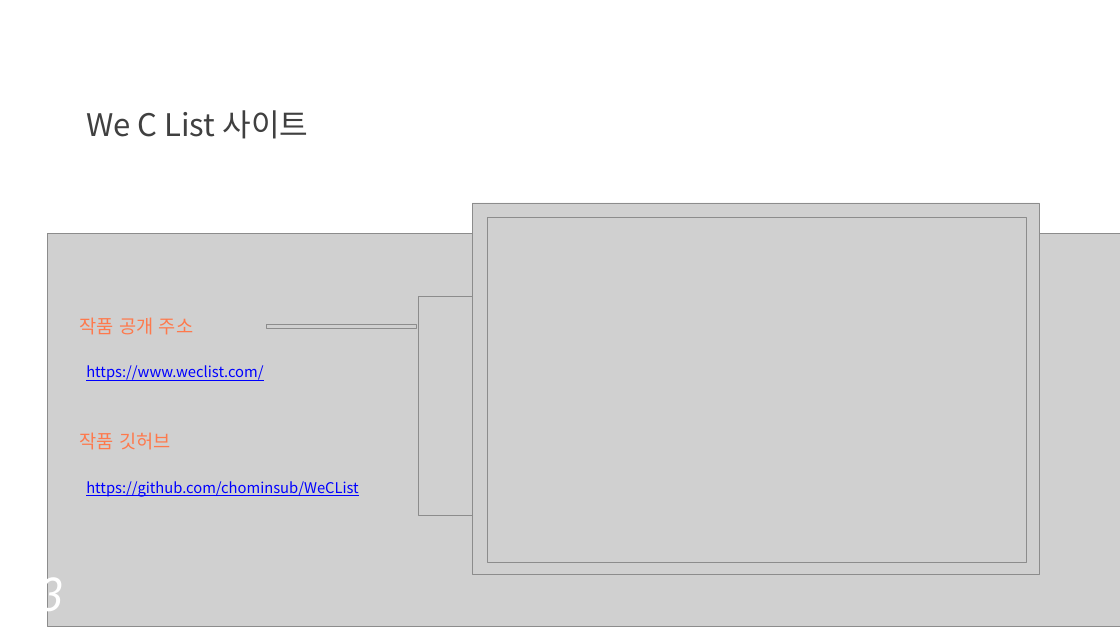
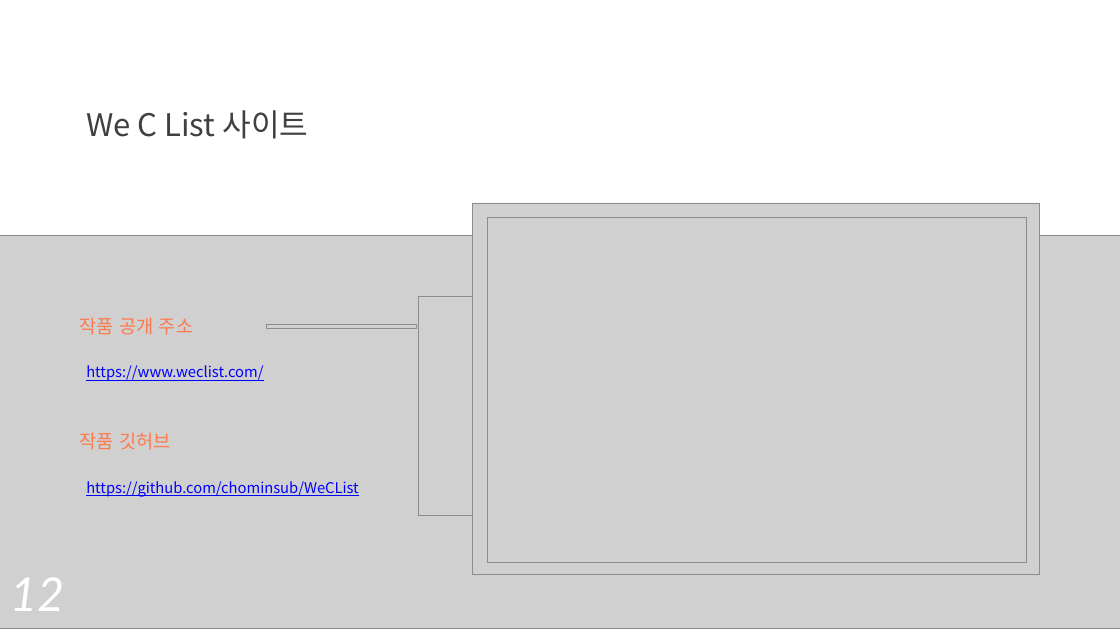
Before and after one commit to chominsub/chominsub, a slide deck: slide 13 of 조민섭_포트폴리오.pptx. Drawn at 1120x630 pixels with LibreOffice and Linux fonts; fonts in the diff are those of the drawing; grey boxes stand for pictures. Boxes give left, top, right and bottom in pixels: in the first picture for what was removed or moved away, otherwise in the second. Text is boxed around its words. In the diff, an @@ line names an element or a change of style, - is before the commit and + after.

```diff
--- a/조민섭_포트폴리오.pptx
+++ b/조민섭_포트폴리오.pptx
@@ picture: place and size @@
-picture at [48,233,1120,626]
+picture at [0,235,1120,628]
@@ text at [10,578,64,611]: text changed @@
-13
+12
```
Also in this commit, not shown: 10 other slides changed.
